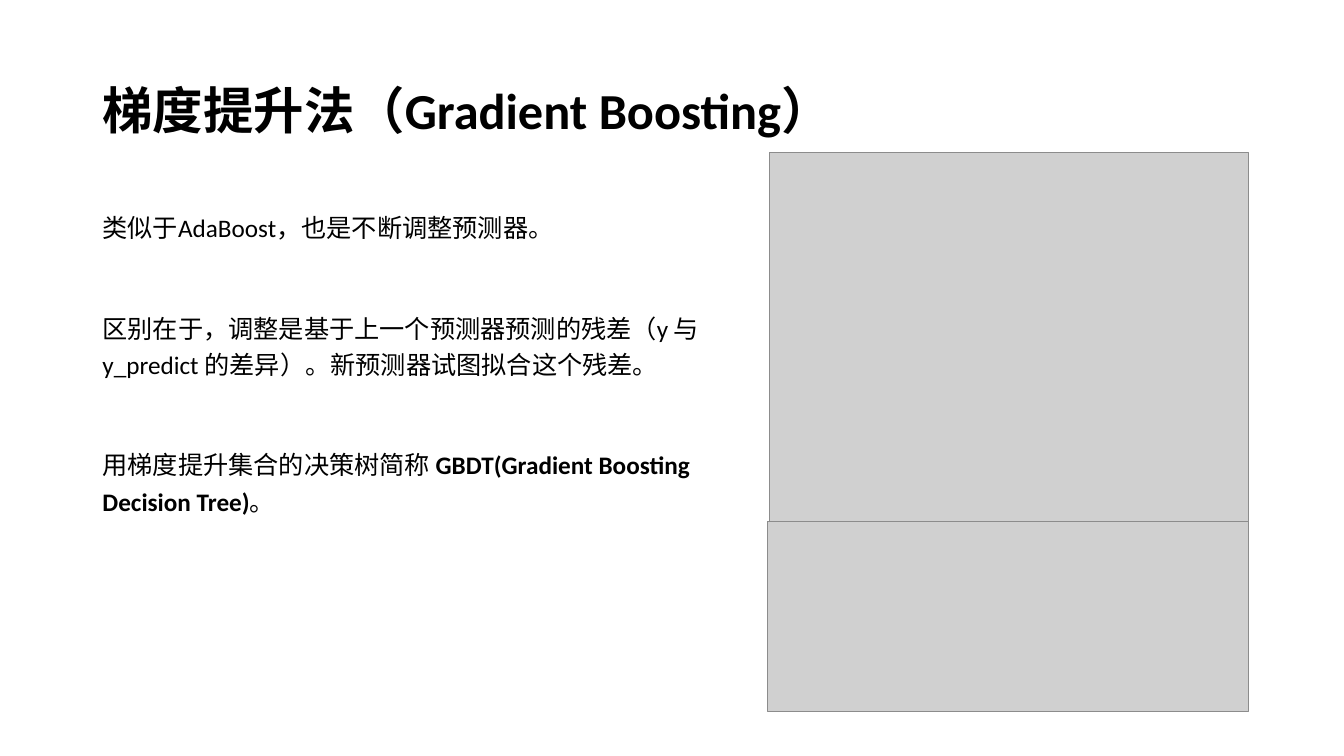
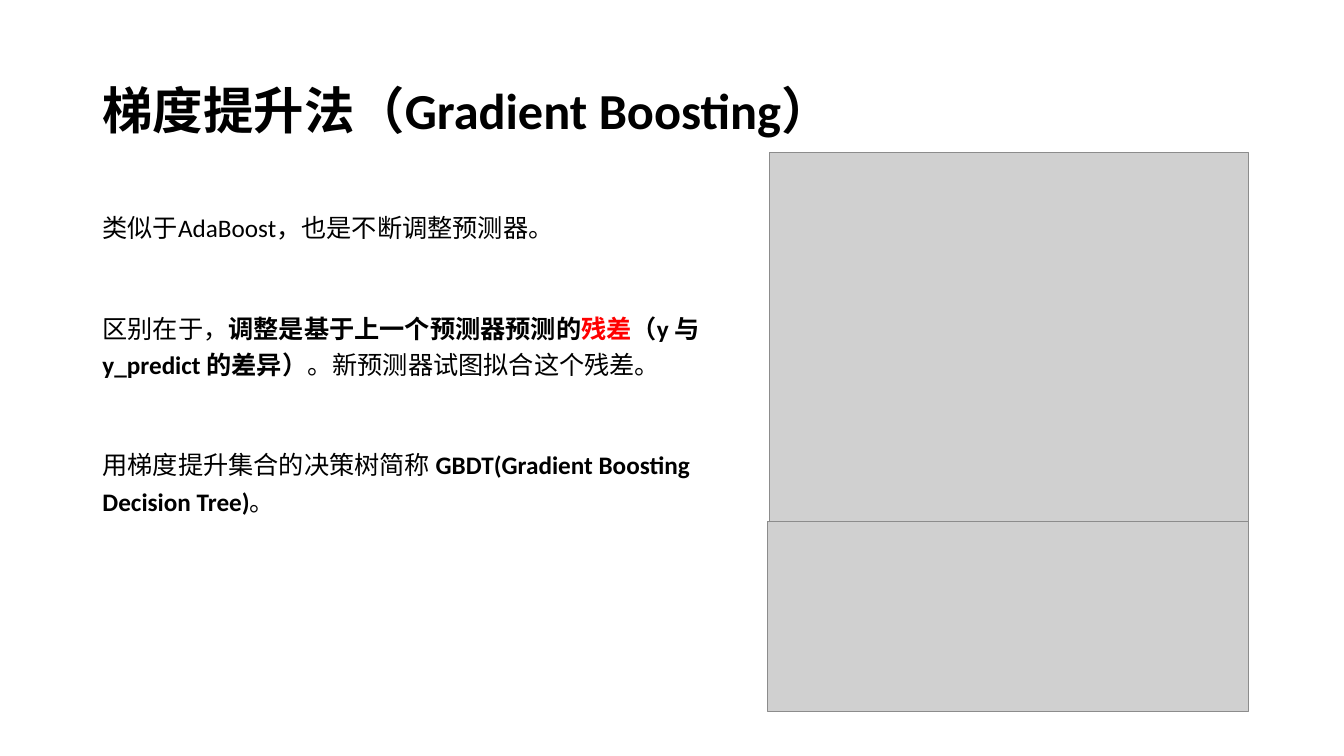
Before and after one commit to xiaodongli1986/teaching_AI, a slide deck: slide 18 of week11_ensemble.pptx. Drawn at 1344x756 pixels with LibreOffice and Linux fonts; fonts in the diff are those of the drawing; grey boxes stand for pictures. Boxes give left, top, right and bottom in pixels: in the first picture for what was removed or moved away, otherwise in the second. Text is boxed around its words. In the diff, an @@ line names an element or a change of style, - is before the commit and + after.

```diff
--- a/week11_ensemble.pptx
+++ b/week11_ensemble.pptx
@@ text at (102, 316, 699, 378): text colour #000000 to #FF0000 in "区别在于，调整是基于上一个预测器预测的残差（y"; bold on in "区别在于，调整是基于上一个预测器预测的残差（y 与 y_predict 的差异）。新预测器试图拟合这个残差。" @@
```
Also in this commit, not shown: 11 other slides changed, 3 other files.
